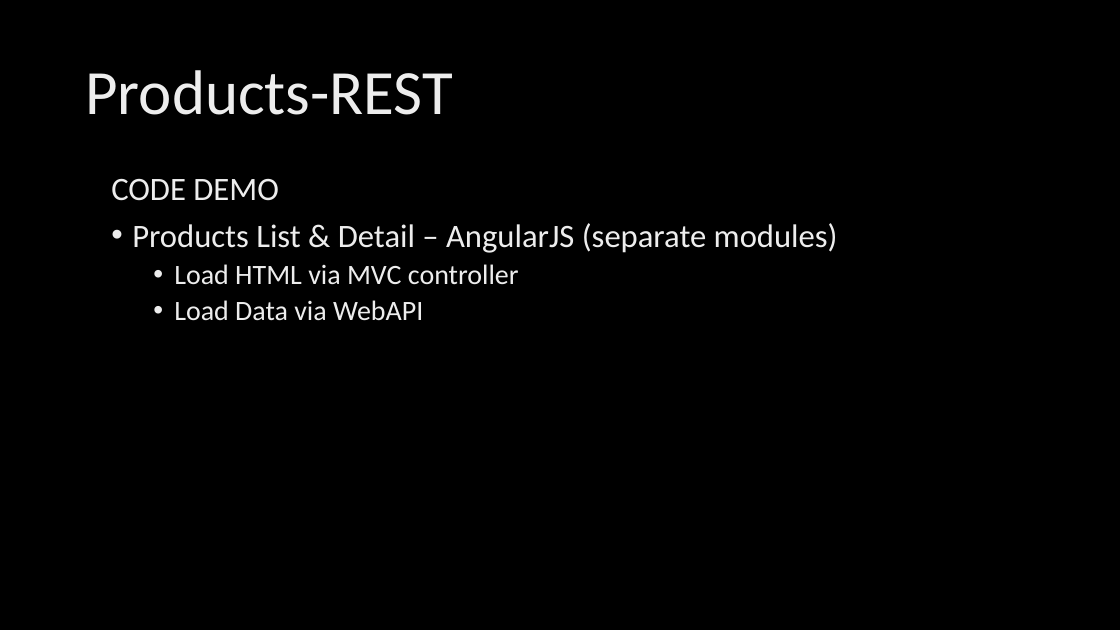
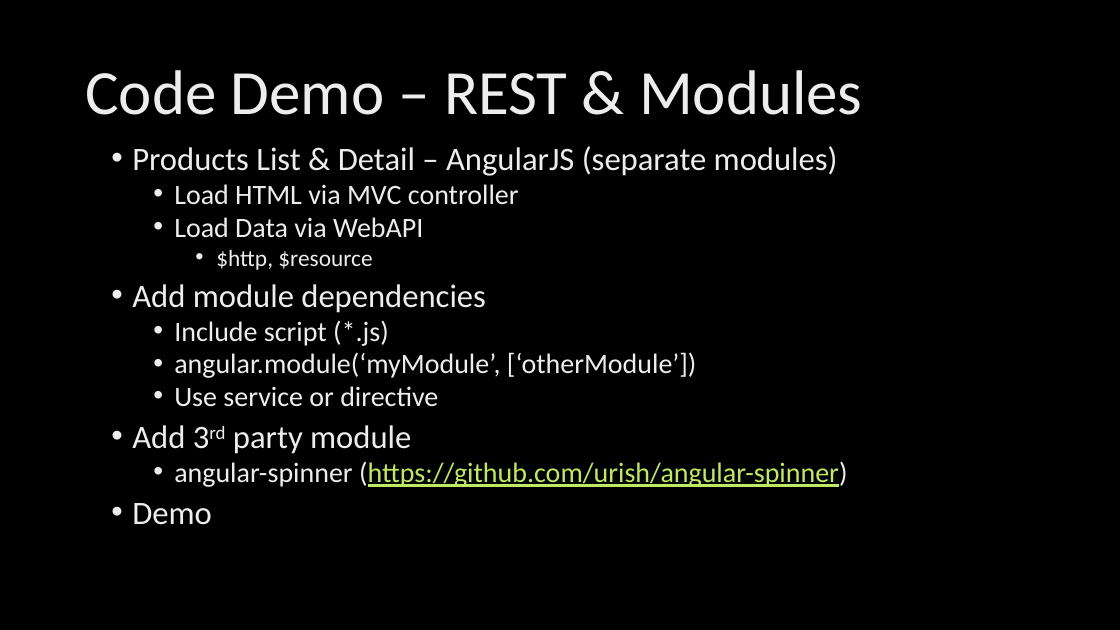
Before and after one commit to ryanlangton/angularjs-mvc, a slide deck: slide 23 of AngularJSdotNet.pptx (slide 24 before the commit). Drawn at 1120x630 pixels with LibreOffice and Linux fonts; fonts in the diff are those of the drawing; background and template pictures are left out. Boxes give left, top, right and bottom in pixels: in the first picture for what was removed or moved away, otherwise in the second. Text is boxed around its words. In the diff, an @@ line names an element or a change of style, - is before the commit and + after.

```diff
--- a/AngularJSdotNet.pptx
+++ b/AngularJSdotNet.pptx
@@ title at <box>85,70,863,115</box>: text changed @@
-Products-REST
+Code Demo – REST & Modules
@@ text "Products List & Detail – ...": place and size @@
-text "Products List & Detail – ..." at <box>111,178,838,321</box>
+text "Products List & Detail – ..." at <box>132,146,848,525</box>
@@ text at <box>132,146,838,238</box>: line spacing 0.9 to 0.8 @@
@@ text at <box>111,178,279,201</box>: paragraph removed @@
-CODE DEMO
@@ text at <box>132,249,848,525</box>: paragraphs added @@
+    • $http, $resource
+• Add module dependencies
+  • Include script (*.js)
+  • angular.module(‘myModule’, [‘otherModule’])
+  • Use service or directive
+• Add 3rd party module
+  • angular-spinner (https://github.com/urish/angular-spinner)
+• Demo
```
Also in this commit, not shown: 5 other slides changed, 1 slide removed, 32 other files.
